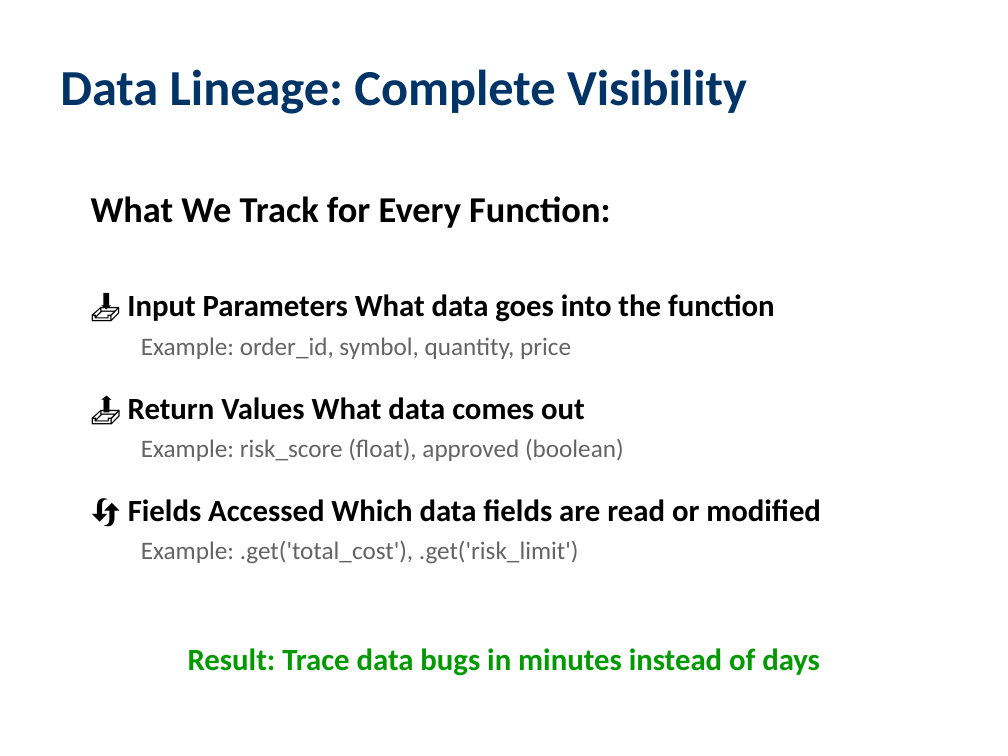
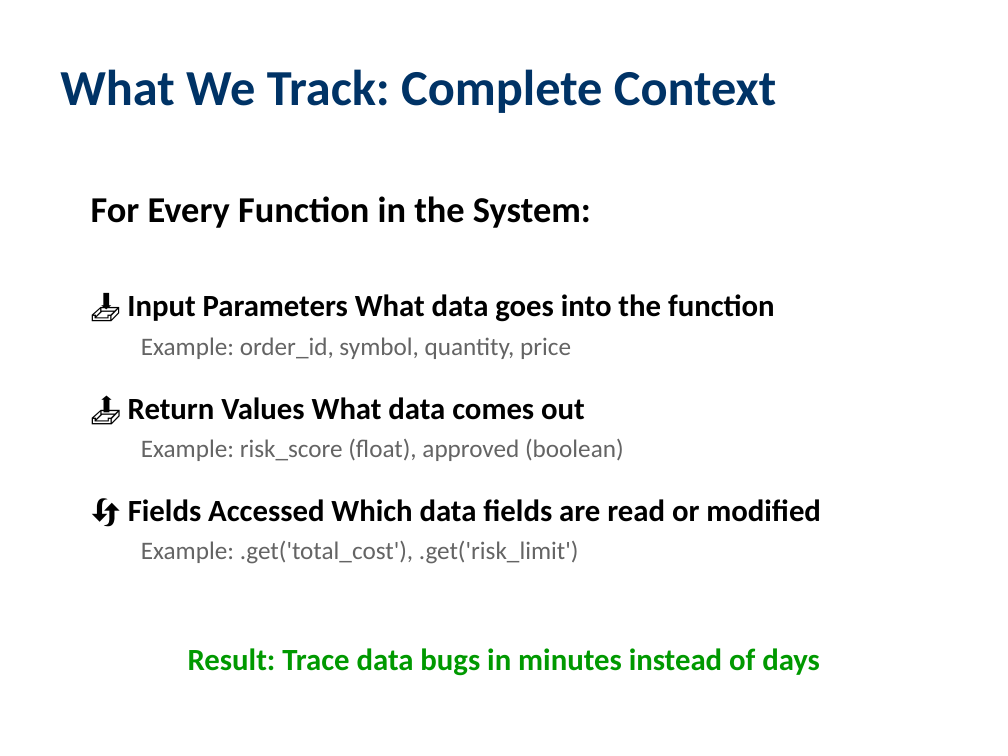
Before and after one commit to NAGARAJ08/parsers, a slide deck: slide 9 of parsers/RCA_DataLineage_Presentation.pptx (slide 8 before the commit). Drawn at 1008x756 pixels with LibreOffice and Linux fonts; fonts in the diff are those of the drawing. Boxes give left, top, right and bottom in pixels: in the first picture for what was removed or moved away, otherwise in the second. Text is boxed around its words. In the diff, an @@ line names an element or a change of style, - is before the commit and + after.

Commit message:
updated

```diff
--- a/parsers/RCA_DataLineage_Presentation.pptx
+++ b/parsers/RCA_DataLineage_Presentation.pptx
@@ text at bbox=[60, 69, 776, 113]: text changed @@
-Data Lineage: Complete Visibility
+What We Track: Complete Context
@@ text at bbox=[91, 196, 591, 228]: text changed @@
-What We Track for Every Function:
+For Every Function in the System:
```
Also in this commit, not shown: 3 other slides changed, 1 slide added.
